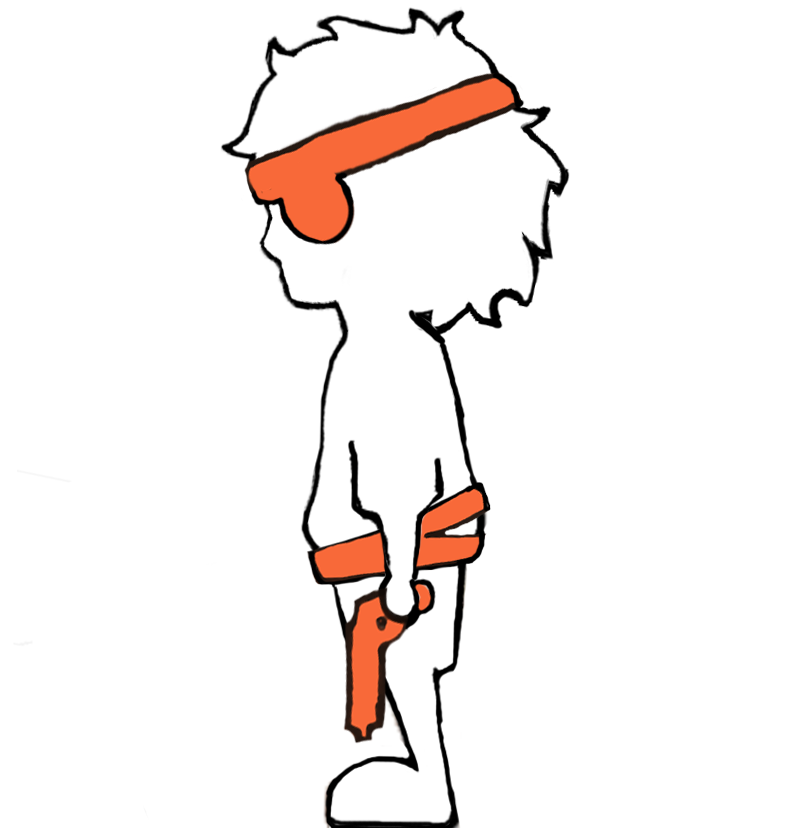
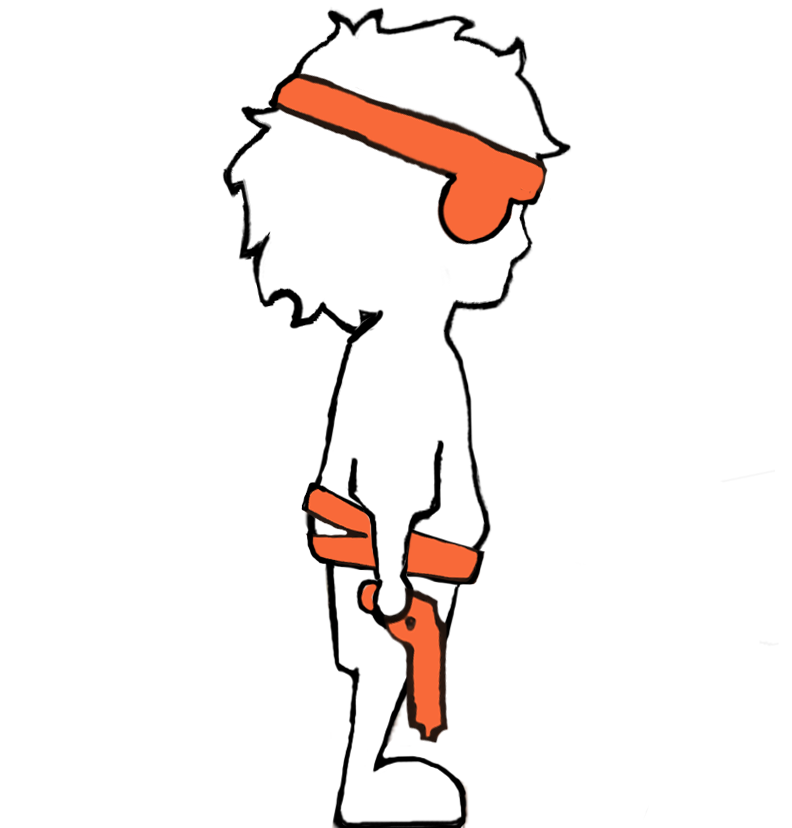
The second (792, 828) image is a revision of the first. Changes to its layers:
painted on "Layer 4" over [233, 72, 559, 312]
painted on "Layer 3" over [343, 578, 449, 744]
painted on "Layer 2" over [301, 328, 491, 589]
painted on "Layer 1" over [242, 71, 550, 314]
painted on "idlebetter" over [13, 7, 779, 828]
